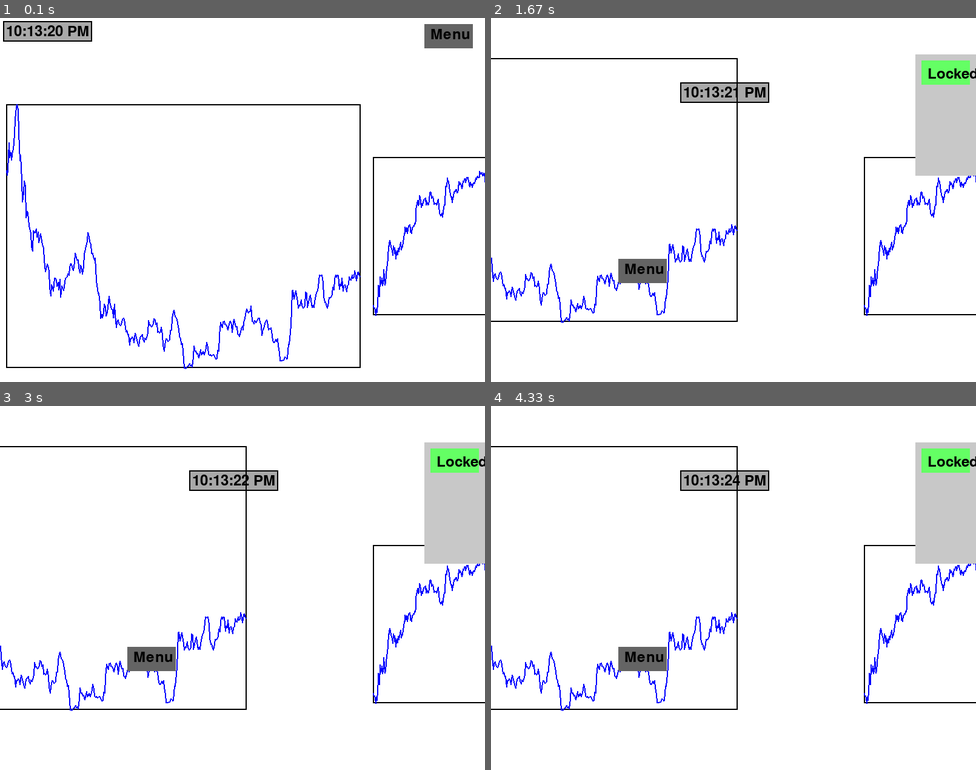
Above: before the commit, frames 1-4 (two rows, left to right).
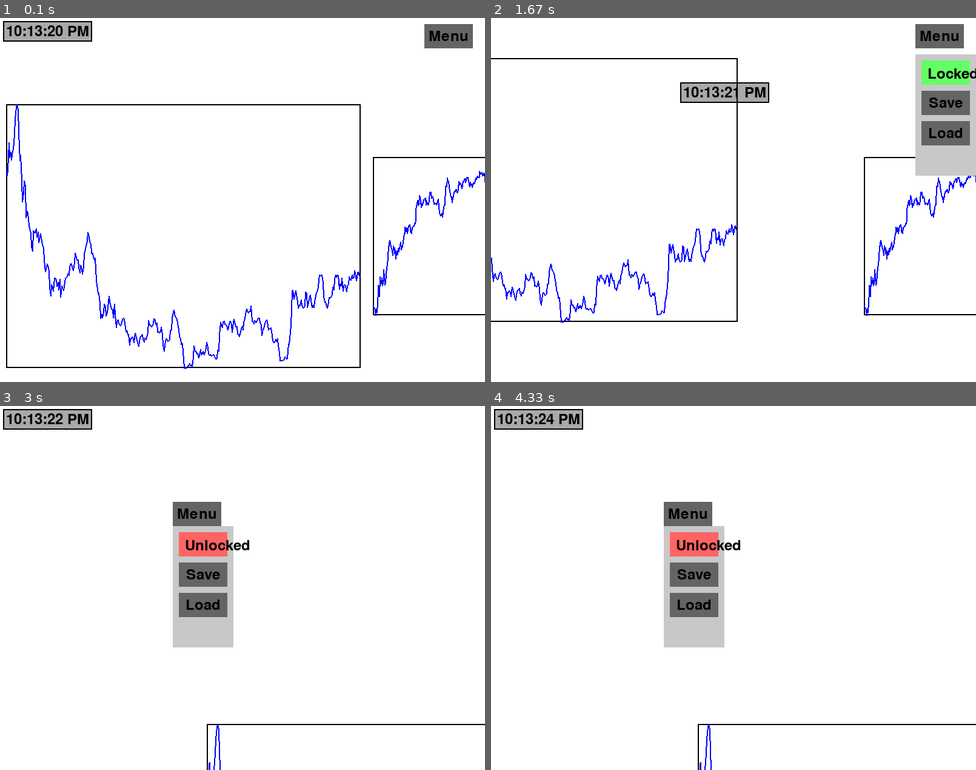
Above: after the commit, the same moments.

Repository: lordyabu/stockgame
Game: pygame game, started from game_window/manipulable_window.py
The game is run twice, just before and just after one commit, with the same random seed, the same clock (stepped at 60 frames per second) and the same inputs.
Inputs (mouse positions are in pixels of both pictures, inside the frame that each line leads up to):
- Up to frame 1 (0.1 s): no input
- Up to frame 2 (1.67 s): press the mouse at (529, 39) at 0.37 s; move the mouse to (621, 68) at 0.47 s; release the mouse at (714, 101) at 0.6 s; press the mouse at (675, 236) at 0.7 s; move the mouse to (617, 214) at 0.8 s; release the mouse at (558, 189) at 0.93 s; press the mouse at (937, 36) at 1.03 s; move the mouse to (791, 152) at 1.13 s; release the mouse at (641, 272) at 1.27 s; press the mouse at (946, 72) at 1.37 s; move the mouse to (815, 163) at 1.47 s; release the mouse at (685, 258) at 1.6 s
- Up to frame 3 (3 s): press the mouse at (455, 522) at 1.7 s; move the mouse to (291, 562) at 1.8 s; release the mouse at (126, 602) at 1.93 s; press the mouse at (203, 573) at 2.03 s; move the mouse to (169, 566) at 2.13 s; release the mouse at (135, 558) at 2.27 s; press the mouse at (198, 515) at 2.87 s; move the mouse to (261, 609) at 2.97 s
- Up to frame 4 (4.33 s): release the mouse at (820, 708) at 3.1 s; press the mouse at (689, 515) at 3.2 s; move the mouse to (670, 504) at 3.3 s; release the mouse at (655, 497) at 3.43 s; press the mouse at (689, 515) at 3.53 s; move the mouse to (621, 518) at 3.63 s; release the mouse at (554, 522) at 3.77 s; press the mouse at (689, 515) at 3.87 s; move the mouse to (626, 486) at 3.97 s; release the mouse at (563, 453) at 4.1 s; press the mouse at (689, 515) at 4.2 s; move the mouse to (801, 493) at 4.3 s

The runs differ from the first frame. In frame 1, 0.2% of the frame differs, in the area x 88-97%, y 3-7%; in frame 2, 2.7%; in frame 3, 14%, in the area x 0-100%, y 0-100%; in frame 4, 14%.

Commit message:
Got menu with locked/unlocked and preset saving done

Diff:
--- a/game_window/clock.py
+++ b/game_window/clock.py
@@ -108,6 +108,16 @@
         self.height = new_height
         self.rect.size = (self.width, self.height)
 
+    def serialize(self):
+        return {
+            'type': 'Clock',
+            'x': self.x_position,
+            'y': self.y_position,
+            'width': self.width,
+            'height': self.height,
+            # ... any other properties you need
+        }
+
 
 if __name__ == "__main__":
     pygame.init()
--- a/game_window/manipulable_window.py
+++ b/game_window/manipulable_window.py
@@ -4,6 +4,7 @@
 from menuObjects.switch_button import SwitchButton
 from menuObjects.menu import Menu
 from menuObjects.menu_button import MenuButton
+from presets import save_preset, load_preset
 
 # Pygame Initialization
 pygame.init()
@@ -14,16 +15,17 @@
 screen = pygame.display.set_mode((800, 600), pygame.RESIZABLE)
 pygame.display.set_caption("Resizable Window with Clock and Graphs")
 
-# Object configurations: You can easily add more objects by adding to this list
-object_configs = [
-    {"class": Clock, "args": (10, 10, 100, 50), "kwargs": {"text_color": "black", "border_color": "black", "bg_color": "darkGray"}},
-    {"class": Graph, "kwargs": {"is_live": False, "data_file": './data/PriceDay.csv', "size_multiplier": 1.5}},
-    {"class": Graph, "kwargs": {"is_live": False, "data_file": './data/PriceDay2.csv', "size_multiplier": .9}},
-    {"class": Graph, "kwargs": {"is_live": False, "data_file": './data/PriceDay3.csv', "size_multiplier": .9}}
-]
+def initialize_projections():
+    object_configs = [
+        {"class": Clock, "args": (10, 10, 100, 50), "kwargs": {"text_color": "black", "border_color": "black", "bg_color": "darkGray"}},
+        {"class": Graph, "kwargs": {"is_live": False, "data_file": './data/PriceDay.csv', "size_multiplier": 1.5}},
+        {"class": Graph, "kwargs": {"is_live": False, "data_file": './data/PriceDay2.csv', "size_multiplier": .9}},
+        {"class": Graph, "kwargs": {"is_live": False, "data_file": './data/PriceDay3.csv', "size_multiplier": .9}}
+    ]
 
-# Creating objects dynamically based on the configurations
-projections = [config["class"](*config.get("args", ()), **config["kwargs"]) for config in object_configs]
+    return [config["class"](*config.get("args", ()), **config["kwargs"]) for config in object_configs]
+
+projections = initialize_projections()
 
 menu_button = MenuButton(700, 10, 80, 40, "Menu")
 menu = Menu(700, 60)
@@ -40,20 +42,50 @@
         elif event.type == pygame.VIDEORESIZE:
             screen = pygame.display.set_mode((event.w, event.h), pygame.RESIZABLE)
         elif event.type == pygame.MOUSEBUTTONDOWN:
+            if event.button == 3 and menu_button.rect.collidepoint(event.pos) and not GLOBAL_LOCK:
+                dragged_object = menu_button
+                dragging = True
+                continue
             if menu.lock_button.rect.collidepoint(event.pos):
-                menu.lock_button.toggle()
-                GLOBAL_LOCK = menu.lock_button.is_on
-
-            if not GLOBAL_LOCK:
+                GLOBAL_LOCK = menu.lock_button.toggle()
+            elif menu_button.rect.collidepoint(event.pos):
+                menu.toggle()
+                dragging = False
+            elif not GLOBAL_LOCK:
                 dragged_object = next((proj for proj in projections if
                                        proj.rect.collidepoint(event.pos) and hasattr(proj, 'update_position')), None)
-                if isinstance(dragged_object, MenuButton):
-                    menu.toggle()
                 dragging = dragged_object is not None
+            if menu.save_button.rect.collidepoint(event.pos):
+                save_preset(projections)
+            elif menu.load_button.rect.collidepoint(event.pos):
+                # Load the saved state
+                loaded_projections = load_preset()
+
+                # Clear the current projections
+                projections.clear()
+
+                # Retrieve the last known positions of the Menu and MenuButton from the loaded projections
+                menu_button_position = next((proj for proj in loaded_projections if isinstance(proj, MenuButton)),
+                                            None).rect.topleft
+                menu_position = next((proj for proj in loaded_projections if isinstance(proj, Menu)), None).rect.topleft
+
+                # Ensure only one Menu and MenuButton instance exists and append them to the projections
+                menu_button = MenuButton(*menu_button_position, 80, 40, "Menu")
+                menu = Menu(*menu_position)
+                projections.extend([menu_button, menu])
+
+                # Append the rest of the loaded projections to the projections list
+                for proj in loaded_projections:
+                    if not isinstance(proj, (Menu, MenuButton)):
+                        projections.append(proj)
         elif event.type == pygame.MOUSEBUTTONUP:
             dragging = False
         elif event.type == pygame.MOUSEMOTION and dragging:
-            dragged_object.update_position(*event.rel)
+            if isinstance(dragged_object, MenuButton):
+                dragged_object.update_position(*event.rel)
+                menu.update_position(dragged_object.x, dragged_object.y + dragged_object.height)
+            else:
+                dragged_object.update_position(*event.rel)
         elif event.type == pygame.KEYDOWN and dragged_object:
             funcs = {pygame.K_PLUS: "increase_size", pygame.K_MINUS: "decrease_size"}
             func = getattr(dragged_object, funcs.get(event.key, None), None)
--- a/game_window/menuObjects/menu.py
+++ b/game_window/menuObjects/menu.py
@@ -1,17 +1,52 @@
 import pygame
 from menuObjects.switch_button import SwitchButton
+from menuObjects.menu_button import MenuButton
 
 class Menu:
     def __init__(self, x, y):
-        self.rect = pygame.Rect(x, y, 100, 200)  # adjust as necessary
+        self.rect = pygame.Rect(x, y, 100, 200)
         self.is_active = False
         self.lock_button = SwitchButton(x + 10, y + 10, 80, 40)
+        self.save_button = MenuButton(x + 10, y + 60, 80, 40, text="Save")
+        self.load_button = MenuButton(x + 10, y + 110, 80, 40, text="Load")
+
+
+    def update_position(self, x, y):
+        # Set the new position for the menu
+        self.rect.topleft = (x, y)
+        # Update positions of contained elements accordingly
+        self.lock_button.rect.topleft = (x + 10, y + 10)
+        self.save_button.rect.topleft = (x + 10, y + 60)
+        self.load_button.rect.topleft = (x + 10, y + 110)
 
     def display(self, screen):
         if not self.is_active:
             return
         pygame.draw.rect(screen, (200, 200, 200), self.rect)
         self.lock_button.display(screen)
+        self.save_button.display(screen)
+        self.load_button.display(screen)
 
     def toggle(self):
         self.is_active = not self.is_active
+
+
+    def serialize(self):
+        # For this example, I'm saving the x, y, and active state of the Menu.
+        # Add any other attributes you think are necessary to save and recreate the Menu's state.
+        return {
+            "type": "Menu",
+            "x": self.rect.x,
+            "y": self.rect.y,
+            "is_active": self.is_active
+        }
+
+
+    def serialize(self):
+        return {
+            "type": "Menu",
+            "x": self.rect.x,
+            "y": self.rect.y,
+            "is_active": self.is_active,
+            "children": [self.lock_button.serialize(), self.save_button.serialize(), self.load_button.serialize()]
+        }
--- a/game_window/menuObjects/menu_button.py
+++ b/game_window/menuObjects/menu_button.py
@@ -9,11 +9,29 @@
 
     def display(self, screen):
         pygame.draw.rect(screen, (100, 100, 100), self.rect)  # Drawing a gray button
+
         text_surf = self.font.render(self.text, True, (0, 0, 0))  # Black text
-        screen.blit(text_surf, (self.x + 10, self.y + 5))  # Adjust the x and y values as needed
+
+        # Compute position relative to the rect's position
+        text_x = self.rect.x + (self.rect.width - text_surf.get_width()) // 2
+        text_y = self.rect.y + (self.rect.height - text_surf.get_height()) // 2
+
+        screen.blit(text_surf, (text_x, text_y))
 
     def update_position(self, dx, dy):
         # In case you want to move the button around:
         self.x += dx
         self.y += dy
         self.rect.topleft = (self.x, self.y)
+
+
+
+    def serialize(self):
+        return {
+            "type": "MenuButton",
+            "x": self.rect.x,
+            "y": self.rect.y,
+            "width": self.rect.width,
+            "height": self.rect.height,
+            "text": self.text
+        }
--- a/game_window/menuObjects/switch_button.py
+++ b/game_window/menuObjects/switch_button.py
@@ -9,6 +9,7 @@
 
     def toggle(self):
         self.is_on = not self.is_on
+        return self.is_on
 
     def display(self, screen):
         color = (100, 255, 100) if self.is_on else (255, 100, 100)  # Green if on, red if off
@@ -17,3 +18,16 @@
         text = self.text_on if self.is_on else self.text_off
         text_surface = font.render(text, True, (0, 0, 0))
         screen.blit(text_surface, (self.rect.x + 10, self.rect.y + 10))
+
+
+    def serialize(self):
+        return {
+            "type": "SwitchButton",
+            "x": self.rect.x,
+            "y": self.rect.y,
+            "width": self.rect.width,
+            "height": self.rect.height,
+            "is_on": self.is_on,
+            "text_on": self.text_on,
+            "text_off": self.text_off
+        }
--- /dev/null
+++ b/game_window/preset.json
@@ -0,0 +1 @@
+[{"type": "MenuButton", "x": 285, "y": 158, "width": 80, "height": 40, "text": "Menu"}, {"type": "Menu", "x": 285, "y": 198, "is_active": true, "children": [{"type": "SwitchButton", "x": 295, "y": 208, "width": 80, "height": 40, "is_on": true, "text_on": "Locked", "text_off": "Unlocked"}, {"type": "MenuButton", "x": 295, "y": 258, "width": 80, "height": 40, "text": "Save"}, {"type": "MenuButton", "x": 295, "y": 308, "width": 80, "height": 40, "text": "Load"}]}, {"type": "Clock", "x": 10, "y": 10, "width": 100, "height": 50}, {"type": "Graph", "x": 341, "y": 524.5, "width": 585.0, "height": 435.0, "data_file": "./data/PriceDay.csv", "size_multiplier": 1.5}, {"type": "Graph", "x": 1119.0, "y": 200.5, "width": 351.0, "height": 261.0, "data_file": "./data/PriceDay2.csv", "size_multiplier": 0.9}, {"type": "Graph", "x": 901.0, "y": 239.5, "width": 351.0, "height": 261.0, "data_file": "./data/PriceDay3.csv", "size_multiplier": 0.9}]
--- /dev/null
+++ b/game_window/presets.py
@@ -0,0 +1,51 @@
+import json
+import pygame
+from clock import Clock
+from stock_graph import Graph
+from menuObjects.switch_button import SwitchButton
+from menuObjects.menu import Menu
+from menuObjects.menu_button import MenuButton
+def save_preset(projections, filename='preset.json'):
+    with open(filename, 'w') as f:
+        json.dump([proj.serialize() for proj in projections], f)
+
+
+def load_preset(filename='preset.json'):
+    Graph.current_x_offset = 0  # Reset the offset
+    with open(filename, 'r') as f:
+        data = json.load(f)
+
+    projections = []
+    for proj_data in data:
+        if proj_data['type'] == 'Graph':
+            projections.append(
+                Graph(x=proj_data['x'], y=proj_data['y'], width=proj_data['width'], height=proj_data['height'],
+                      data_file=proj_data['data_file'], size_multiplier=proj_data.get('size_multiplier', 1.0)))
+
+        elif proj_data['type'] == 'Clock':
+            projections.append(
+                Clock(x=proj_data['x'], y=proj_data['y'], width=proj_data.get('width'), height=proj_data.get('height')))
+
+        elif proj_data['type'] == 'MenuButton':
+            projections.append(
+                MenuButton(proj_data["x"], proj_data["y"], proj_data["width"], proj_data["height"], proj_data["text"]))
+
+        elif proj_data['type'] == 'Menu':
+            menu = Menu(proj_data['x'], proj_data['y'])
+            menu.is_active = proj_data['is_active']
+            for child_data in proj_data.get('children', []):
+                if child_data['type'] == 'SwitchButton':
+                    switch_btn = SwitchButton(child_data['x'], child_data['y'], child_data['width'],
+                                              child_data['height'], child_data['text_on'], child_data['text_off'])
+                    switch_btn.is_on = child_data['is_on']
+                    menu.lock_button = switch_btn
+                elif child_data['type'] == 'MenuButton':
+                    if child_data['text'] == 'Save':
+                        menu.save_button = MenuButton(child_data["x"], child_data["y"], child_data["width"],
+                                                      child_data["height"], child_data["text"])
+                    elif child_data['text'] == 'Load':
+                        menu.load_button = MenuButton(child_data["x"], child_data["y"], child_data["width"],
+                                                      child_data["height"], child_data["text"])
+            projections.append(menu)
+
+    return projections
--- a/game_window/stock_graph.py
+++ b/game_window/stock_graph.py
@@ -13,23 +13,33 @@
     spacing = 20  # Space between each graph
     MARGIN = 10  # Margin for all sides
 
-    def __init__(self, is_live=False, data_file=None, size_multiplier=1.0, y_offset_percentage=0.6):
+    def __init__(self, is_live=False, data_file=None, size_multiplier=1.0, y_offset_percentage=0.6,
+                 x=None, y=None, width=None, height=None):
         global HEIGHT
         self.is_live = is_live
-
+        self.size_multiplier = size_multiplier
         # Load data if data_file is provided
         self.df = pd.read_csv(data_file) if data_file else None
+        self.df_path = data_file
 
-        # Define size
-        self.width = (WIDTH - 2 * Graph.MARGIN) * 0.5 * size_multiplier
-        self.height = (HEIGHT - 2 * Graph.MARGIN) * 0.5 * size_multiplier
+        if x is None or y is None or width is None or height is None:
+            # Define size only if not provided
+            self.width = (WIDTH - 2 * Graph.MARGIN) * 0.5 * size_multiplier
+            self.height = (HEIGHT - 2 * Graph.MARGIN) * 0.5 * size_multiplier
 
-        # x and y position adjusted for margin and spacing
-        self.x = Graph.current_x_offset + Graph.MARGIN
-        self.y = HEIGHT * y_offset_percentage - self.height * 0.5
+            # x and y position adjusted for margin and spacing
+            self.x = Graph.current_x_offset + Graph.MARGIN
+            self.y = HEIGHT * y_offset_percentage - self.height * 0.5
 
-        # Increase the offset for next graphs by width + spacing
-        Graph.current_x_offset += self.width + Graph.spacing
+            # Increase the offset for next graphs by width + spacing
+            Graph.current_x_offset += self.width + Graph.spacing
+        else:
+            self.x = x
+            self.y = y
+            self.width = width
+            self.height = height
+
+        self.rect = pygame.Rect(self.x - 5, self.y - 5, self.width + 10, self.height + 10)
 
     def display(self, screen):
         pygame.draw.rect(screen, (0, 0, 0), (self.x, self.y, self.width, self.height), 2)
@@ -59,6 +69,17 @@
     def update_position(self, dx, dy):
         self.x += dx
         self.y += dy
+
+    def serialize(self):
+        return {
+            'type': 'Graph',
+            'x': self.x,
+            'y': self.y,
+            'width': self.width,
+            'height': self.height,
+            'data_file': self.df_path,
+            'size_multiplier': self.size_multiplier
+        }
 
 
 if __name__ == "__main__":
